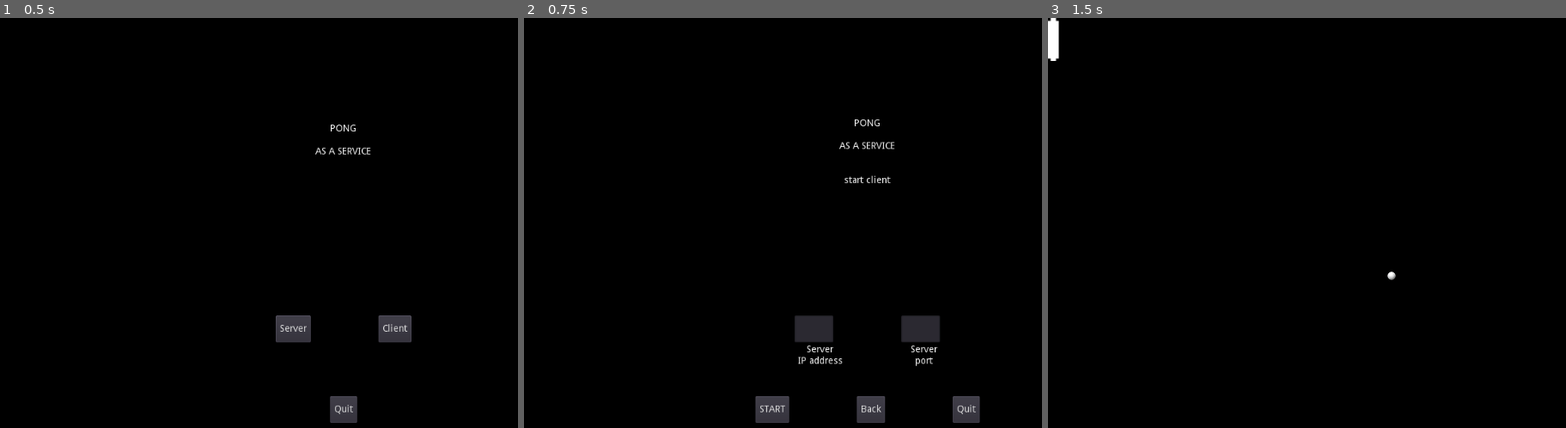
Above: before the commit, frames 1-3 (left to right).
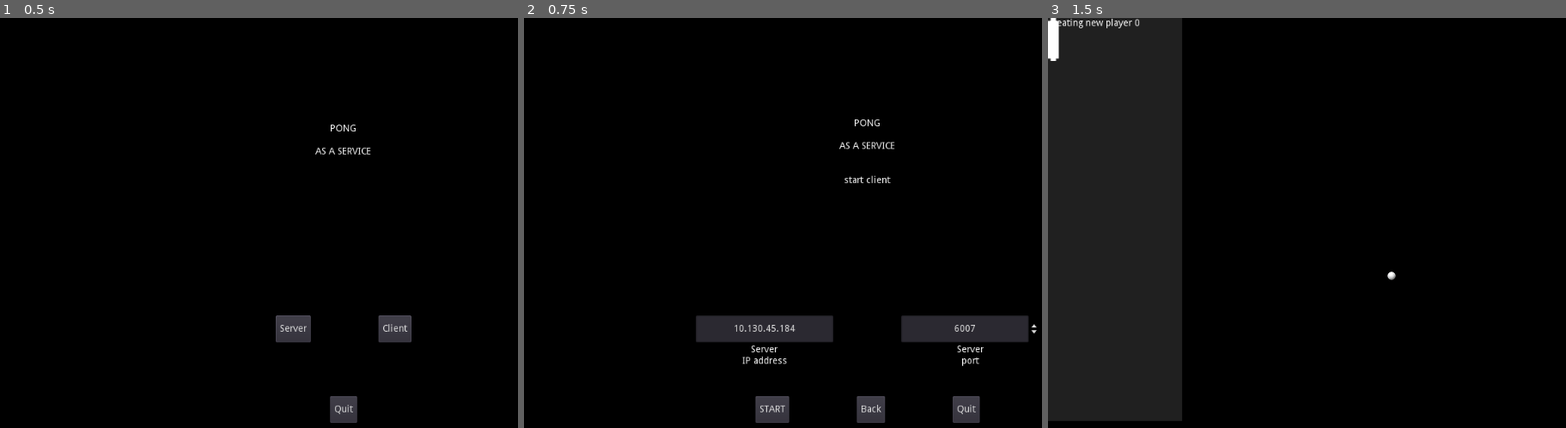
Above: after the commit, the same moments.

Repository: wisienka91/pongasaservice
Game: Godot game, scene res://menu/MainMenu.tscn
The game is run twice, just before and just after one commit, with the same random seed, the same clock (stepped at 60 frames per second) and the same inputs.
Inputs:
- Up to frame 1 (0.5 s): no input
- Up to frame 2 (0.75 s): click "Client" at 0.5 s
- Up to frame 3 (1.5 s): click "START" at 1.25 s

Frame 1 is identical in both runs. In frame 2, 2.8% of the frame differs, in the area x 33-100%, y 72-85%; in frame 3, 25%, in the area x 0-26%, y 0-99%.
Error in both runs: Invalid get index '1' (on base: 'Array'). (res://lib/network.gd:4)

Commit message:
Multiplayer fixed with debug

Diff:
--- a/game/Game.gd
+++ b/game/Game.gd
@@ -4,9 +4,14 @@
 var players = []
 var peer_id = null
 var visible_players = []
+onready var debug = $GUI/debug
+
+var controlling = null
 
 func _ready():
-	pass
+	peer_id = get_tree().get_network_unique_id()
+	var new_player = init_player(peer_id)
+	controlling = new_player
 
 func get_players_to_add():
 	var players_to_add = []
@@ -21,27 +26,30 @@
 		init_player(player_id)
 
 func _physics_process(delta):
-	if peer_id == null:
-		peer_id = get_tree().get_network_unique_id()
+	Network.get_players_info(peer_id, null)
+
+	if len(GameState.players.keys()) > len(visible_players):
+		var players_to_add = get_players_to_add()
+		add_players(players_to_add)
+	elif len(GameState.players.keys()) < len(players):
+		pass
 	else:
-		if len(visible_players) == 0:
-			var new_player = init_player(peer_id)
-			Network.set_player_boundaries(peer_id, new_player.boundaries)
-		elif len(GameState.players.keys()) > len(visible_players):
-			var players_to_add = get_players_to_add()
-			add_players(players_to_add)
-		elif len(GameState.players.keys()) < len(players):
-			pass
-		else:
-			pass
+		pass
 
-	Network.get_players_info(peer_id, null)
-	players = get_tree().get_root().get_node("Game").get_node("Players").get_children()
-	for player in players:
-		player.position.y = GameState.players[player.peer_id].position.y
+	Network.set_player_info(peer_id, controlling.new_position)
 
-func init_player(peer_id):
+	players = $Players.get_children()
+	for player in GameState.players:
+		$Players.get_node(str(player)).position.y = GameState.players[player].position.y
+
+
+func init_player(player_id):
+	debug.text += 'creating new player ' + str(player_id) + '\n'
 	var new_player = playerScene.instance()
-	get_tree().get_root().get_node("Game").get_node("Players").add_child(new_player)
-	visible_players.append(peer_id)
+	new_player.name = str(player_id)
+	if player_id == peer_id:
+		new_player.is_operating = true
+
+	$Players.add_child(new_player)
+	visible_players.append(player_id)
 	return new_player
--- a/game/Game.tscn
+++ b/game/Game.tscn
@@ -45,3 +45,16 @@
 position = Vector2( 512, 384 )
 
 [node name="Players" type="Node" parent="."]
+
+[node name="GUI" type="CanvasLayer" parent="."]
+
+[node name="ColorRect" type="ColorRect" parent="GUI"]
+modulate = Color( 1, 1, 1, 0.129412 )
+margin_right = 200.0
+margin_bottom = 600.0
+
+[node name="debug" type="Label" parent="GUI"]
+margin_left = 1.0
+margin_top = 1.0
+margin_right = 41.0
+margin_bottom = 15.0
--- a/game/Player.gd
+++ b/game/Player.gd
@@ -3,11 +3,12 @@
 var speed = 222
 var size = null
 var boundaries = null
-var peer_id = null
 var is_left = true
+var is_operating = false
+var new_position = Vector2.ZERO
 
 func _ready():
-	peer_id = get_tree().get_network_unique_id()
+
 	size = {
 		x = get_node("CollisionShape2D").get_shape().get_extents()[0],
 		y = get_node("CollisionShape2D").get_shape().get_extents()[1]
@@ -21,12 +22,8 @@
 	is_left = false
 
 func _physics_process(delta):
-	var new_position = {
-		x = position.x,
-		y = position.y
-	}
-	if Input.is_action_pressed("ui_up"):
-		new_position.y -= speed * delta
-	elif Input.is_action_pressed("ui_down"):
-		new_position.y += speed * delta
-	Network.set_player_info(peer_id, new_position)
+	if is_operating:
+		if Input.is_action_pressed("ui_up"):
+			new_position.y -= speed * delta
+		elif Input.is_action_pressed("ui_down"):
+			new_position.y += speed * delta
--- a/lib/network.gd
+++ b/lib/network.gd
@@ -90,13 +90,14 @@
 
 
 remote func _set_player_info(peer_id, position):
-	if get_tree().is_network_server():
-		if GameState.boundaries.set:
-			if position.y < GameState.boundaries.y_up:
-				position.y = GameState.boundaries.y_up
-			elif position.y > GameState.boundaries.y_down:
-				position.y = GameState.boundaries.y_down
-		GameState.players[peer_id].position = position
+	if peer_id in GameState.players.keys():
+		if get_tree().is_network_server():
+			if GameState.boundaries.set:
+				if position.y < GameState.boundaries.y_up:
+					position.y = GameState.boundaries.y_up
+				elif position.y > GameState.boundaries.y_down:
+					position.y = GameState.boundaries.y_down
+			GameState.players[peer_id].position = position
 
 
 func get_players_info(peer_id, info):
--- a/menu/ClientMenu.gd
+++ b/menu/ClientMenu.gd
@@ -1,7 +1,7 @@
 extends Node2D
 
-var ip = null
-var port = null
+var ip = ""
+var port = 6007
 
 func _ready():
 	# warning-ignore:return_value_discarded
@@ -22,7 +22,7 @@
 
 	# warning-ignore:return_value_discarded
 	get_node("ClientInputContainer/PortMarginContainer/PortInput").connect(
-	"text_changed", self, "_on_port_input_changed")
+	"value_changed", self, "_on_port_input_changed")
 
 
 func _on_start_button_pressed():
--- a/menu/ClientMenu.tscn
+++ b/menu/ClientMenu.tscn
@@ -28,22 +28,29 @@
 alignment = 1
 
 [node name="IPMarginContainer" type="MarginContainer" parent="ClientInputContainer"]
-margin_left = 147.0
 margin_right = 205.0
 margin_bottom = 40.0
+size_flags_horizontal = 3
 
 [node name="IPInput" type="LineEdit" parent="ClientInputContainer/IPMarginContainer"]
-margin_right = 58.0
+margin_right = 205.0
 margin_bottom = 40.0
+text = "10.130.45.184"
+align = 1
 
 [node name="PortMarginContainer" type="MarginContainer" parent="ClientInputContainer"]
 margin_left = 306.0
-margin_right = 364.0
+margin_right = 512.0
 margin_bottom = 40.0
+size_flags_horizontal = 3
 
-[node name="PortInput" type="LineEdit" parent="ClientInputContainer/PortMarginContainer"]
-margin_right = 58.0
+[node name="PortInput" type="SpinBox" parent="ClientInputContainer/PortMarginContainer"]
+margin_right = 206.0
 margin_bottom = 40.0
+min_value = 6007.0
+max_value = 6010.0
+value = 6007.0
+align = 1
 
 [node name="ClientInputLabelsContainer" type="HBoxContainer" parent="."]
 margin_left = 256.0
@@ -54,13 +61,13 @@
 alignment = 1
 
 [node name="IPMarginContainer" type="MarginContainer" parent="ClientInputLabelsContainer"]
-margin_left = 152.0
-margin_right = 219.0
+margin_right = 205.0
 margin_bottom = 40.0
+size_flags_horizontal = 3
 
 [node name="IPLabel" type="Label" parent="ClientInputLabelsContainer/IPMarginContainer"]
 margin_top = 4.0
-margin_right = 67.0
+margin_right = 205.0
 margin_bottom = 35.0
 text = "Server
 IP address"
@@ -68,13 +75,14 @@
 valign = 1
 
 [node name="PortMarginContainer" type="MarginContainer" parent="ClientInputLabelsContainer"]
-margin_left = 320.0
-margin_right = 360.0
+margin_left = 306.0
+margin_right = 512.0
 margin_bottom = 40.0
+size_flags_horizontal = 3
 
 [node name="PortLabel" type="Label" parent="ClientInputLabelsContainer/PortMarginContainer"]
 margin_top = 4.0
-margin_right = 40.0
+margin_right = 206.0
 margin_bottom = 35.0
 text = "Server
 port"
--- a/project.godot
+++ b/project.godot
@@ -26,6 +26,10 @@
 GameState="*res://server/game_state.gd"
 Network="*res://lib/network.gd"
 
+[debug]
+
+gdscript/warnings/enable=false
+
 [display]
 
 window/size/height=768
